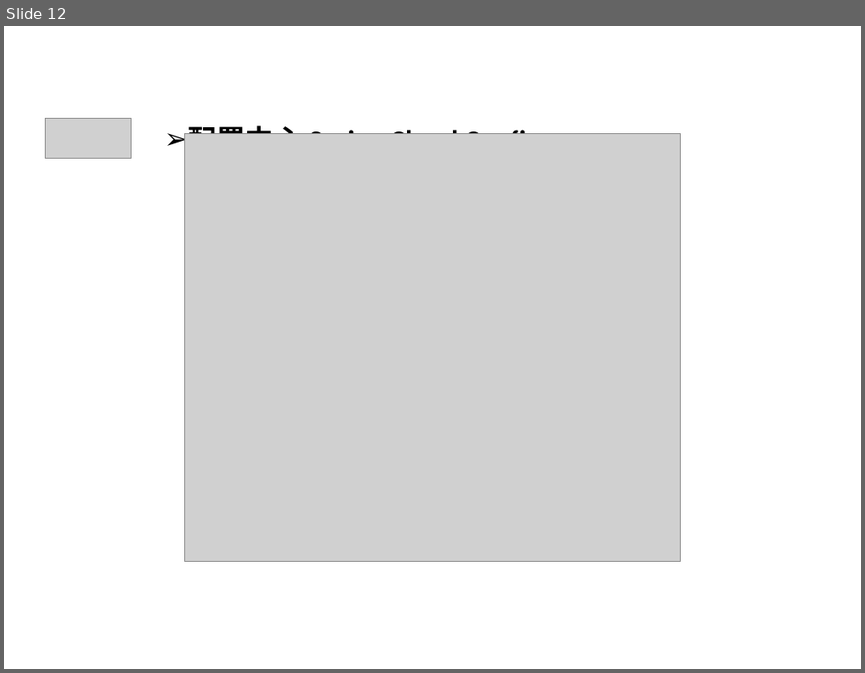
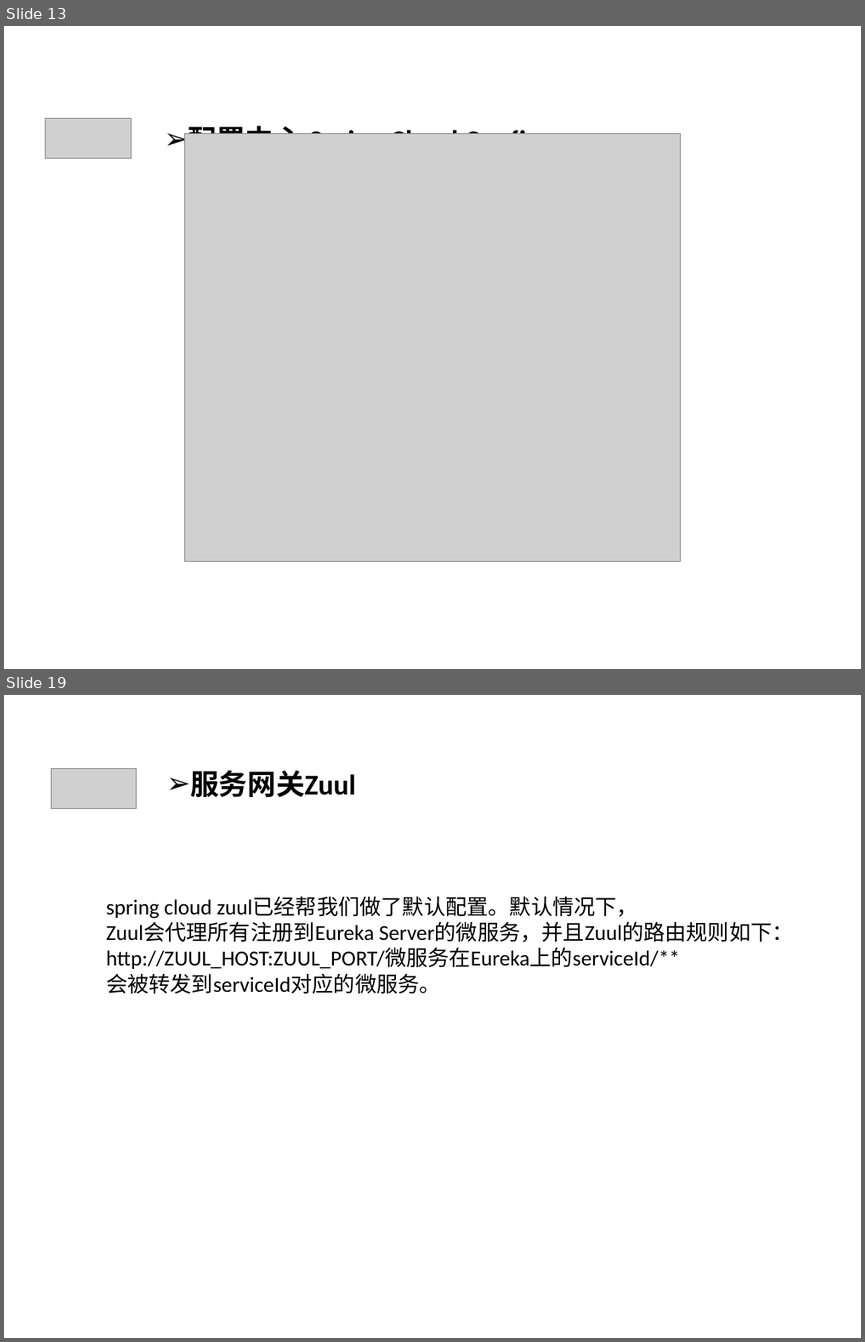
Before and after one commit to qbkken/spring_cloud, a slide deck: spring_cloud.ppt. Shown one above the other, each under a label of ours: slide 12 before the commit, slides 13 and 19 after it; the slides between them are not shown. The pictures are 865x673 and 865x1342 pixels, drawn with LibreOffice and Linux fonts; fonts in the diff are those of the drawing; grey boxes stand for pictures. Boxes give left, top, right and bottom in pixels: in the first picture for what was removed or moved away, otherwise in the second. Text is boxed around its words. In the diff, an @@ line names an element or a change of style, - is before the commit and + after.

Commit message:
zuul

```diff
--- a/spring_cloud.ppt
+++ b/spring_cloud.ppt
@@ slide 19 added at (x1=4, y1=695, x2=861, y2=1338), background #CCE8CF @@
@@ picture added at (x1=51, y1=769, x2=137, y2=809) @@
@@ text added at (x1=190, y1=770, x2=356, y2=797), 24 pt, text #000000, bold @@
+➢ 服务网关Zuul
@@ text added at (x1=106, y1=897, x2=794, y2=993), 18 pt, text #000000 @@
+spring cloud zuul已经帮我们做了默认配置。默认情况下，
+Zuul会代理所有注册到Eureka Server的微服务，并且Zuul的路由规则如下：
+http://ZUUL_HOST:ZUUL_PORT/微服务在Eureka上的serviceId/**
+会被转发到serviceId对应的微服务。
@@ what was slide 12 is now slide 13 @@
```
Also in this commit, not shown: 3 slides changed, 4 other slides added, 31 other files.
